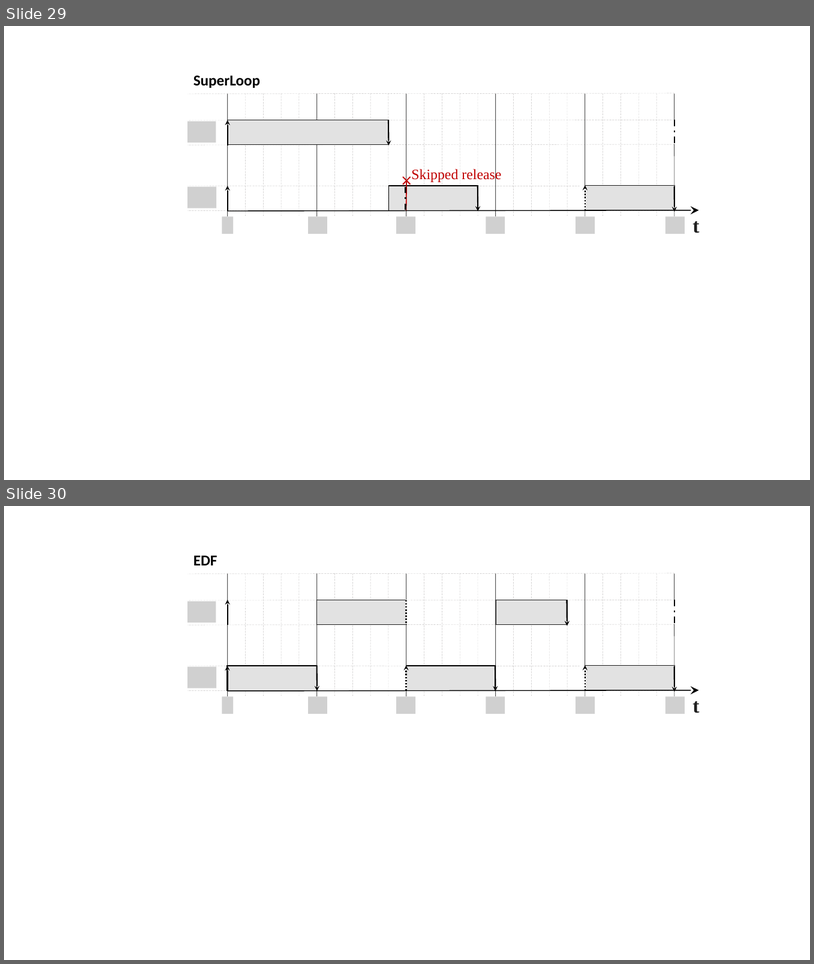
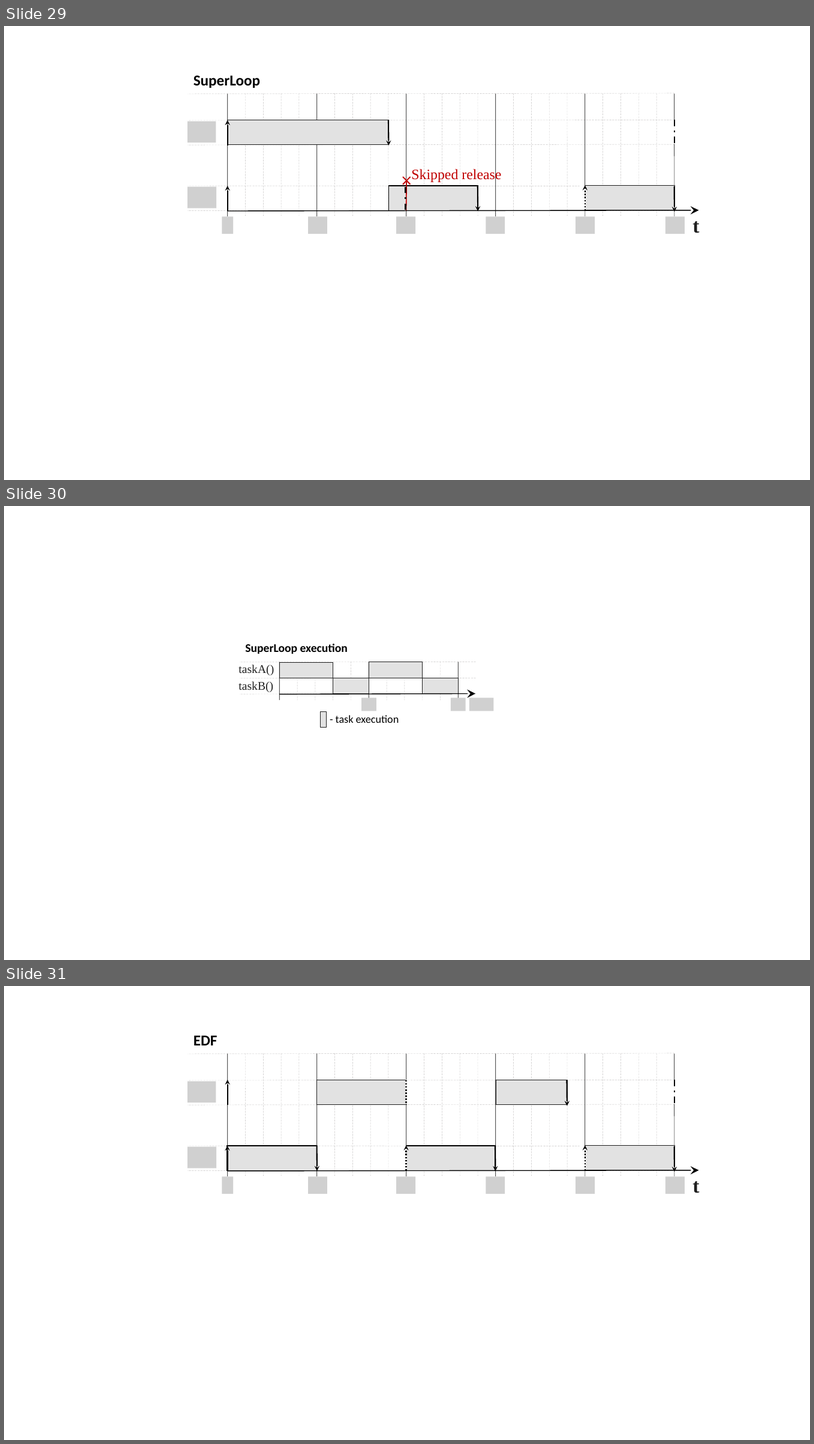
Before and after one commit to Spectre113/stm32-real-time-scheduling, a slide deck: implementation/docs/presentation/system_model_figs.pptx. Shown one above the other, each under a label of ours: slides 29 and 30 before the commit, slides 29, 30 and 31 after it. The pictures are 814x964 and 814x1444 pixels, drawn with LibreOffice and Linux fonts; fonts in the diff are those of the drawing; grey boxes stand for pictures; background and template pictures are left out. Boxes give left, top, right and bottom in pixels: in the first picture for what was removed or moved away, otherwise in the second. Text is boxed around its words. In the diff, an @@ line names an element or a change of style, - is before the commit and + after.

```diff
--- a/implementation/docs/presentation/system_model_figs.pptx
+++ b/implementation/docs/presentation/system_model_figs.pptx
@@ slide 30 added at [4, 506, 810, 960], background #FFFFFF @@
@@ text added at [245, 643, 348, 654], 14 pt, text #000000, bold @@
+SuperLoop execution
@@ text added at [239, 664, 274, 675], 14 pt, text #202020 @@
+taskA()
@@ line added from (476, 662) to (239, 662), #AFABAB 0.3 pt dashed @@
@@ line added from (280, 662) to (280, 700), #000000 0.5 pt @@
@@ rectangle added at [280, 662, 333, 678], fill #E2E2E2, outline #202020 0.75 pt @@
@@ line added from (297, 662) to (297, 700), #AFABAB 0.3 pt dashed @@
@@ line added from (315, 662) to (315, 700), #AFABAB 0.3 pt dashed @@
@@ line added from (333, 662) to (333, 700), #AFABAB 0.3 pt dashed @@
@@ line added from (351, 662) to (351, 700), #AFABAB 0.3 pt dashed @@
@@ line added from (369, 662) to (369, 700), #000000 0.5 pt @@
@@ rectangle added at [369, 662, 423, 678], fill #E2E2E2, outline #202020 0.75 pt @@
@@ line added from (387, 662) to (387, 700), #AFABAB 0.3 pt dashed @@
@@ line added from (405, 662) to (405, 700), #AFABAB 0.3 pt dashed @@
@@ line added from (423, 662) to (423, 700), #AFABAB 0.3 pt dashed @@
@@ line added from (441, 662) to (441, 700), #AFABAB 0.3 pt dashed @@
@@ line added from (458, 662) to (458, 700), #000000 0.5 pt @@
@@ text added at [239, 681, 273, 692], 14 pt, text #202020 @@
+taskB()
@@ line added from (476, 678) to (239, 678), #AFABAB 0.3 pt dashed @@
@@ rectangle added at [333, 678, 369, 694], fill #E2E2E2, outline #202020 0.75 pt @@
@@ rectangle added at [423, 678, 458, 694], fill #E2E2E2, outline #202020 0.75 pt @@
@@ line added from (476, 694) to (239, 694), #AFABAB 0.3 pt dashed @@
@@ arrow added from (280, 694) to (476, 694), #000000 1 pt @@
@@ picture added at [362, 698, 377, 711] @@
@@ picture added at [451, 698, 466, 711] @@
@@ picture added at [470, 698, 494, 711] @@
@@ rectangle added at [320, 712, 326, 727], fill #E2E2E2, outline #202020 0.75 pt @@
@@ text added at [336, 715, 399, 723], 13 pt, text #000000 @@
+- task execution
@@ what was slide 30 is now slide 31 @@
```
Also in this commit, not shown: 10 other files.
